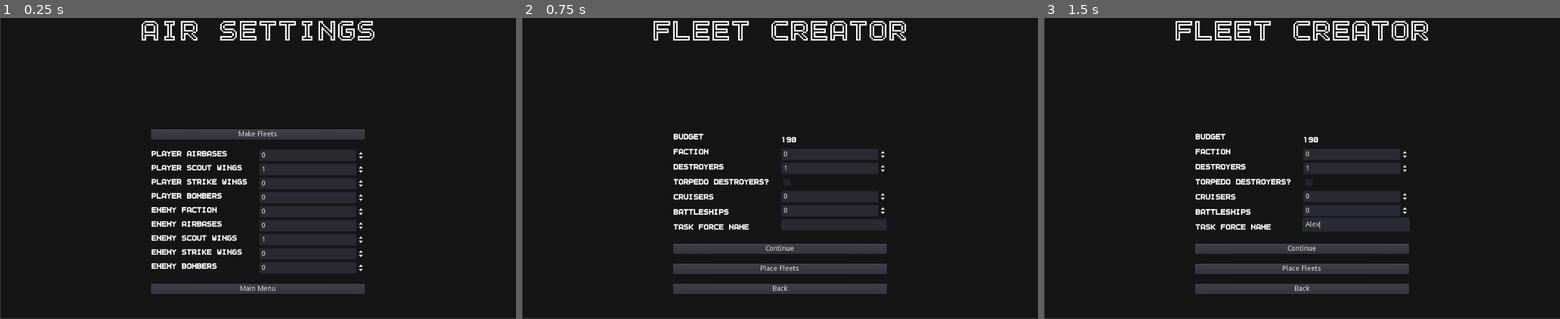
Above: before the commit, frames 1-3 (left to right).
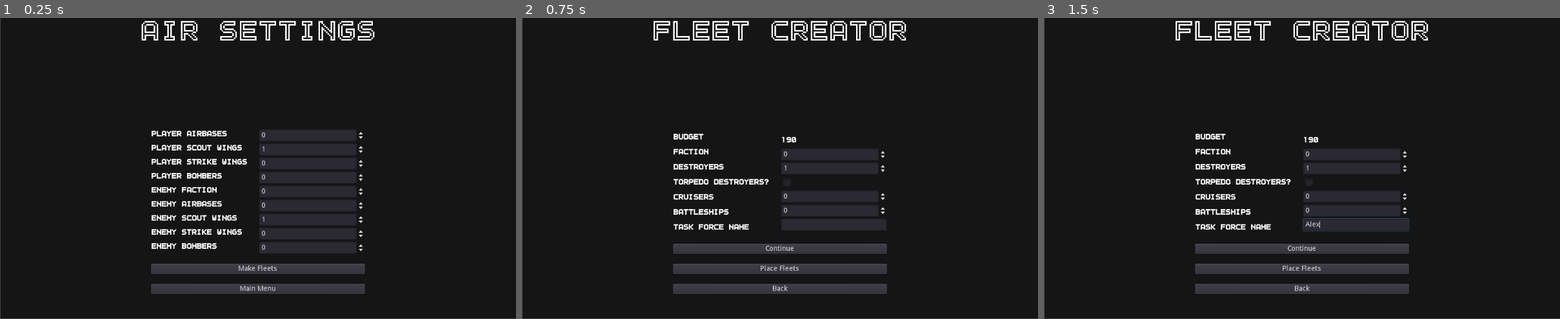
Above: after the commit, the same moments.

Repository: peter-shaw-benson/naval-game
Game: Godot game, scene res://gui/AirbaseSettings.tscn
The game is run twice, just before and just after one commit, with the same random seed, the same clock (stepped at 60 frames per second) and the same inputs. This scene is started directly instead of the project's main scene.
Inputs (mouse positions are in pixels of both pictures, inside the frame that each line leads up to):
- Up to frame 1 (0.25 s): no input
- Up to frame 2 (0.75 s): click "Make Fleets" at 0.5 s
- Up to frame 3 (1.5 s): click (1353, 225) at 1.27 s; type "Alex" at 1.35 s

The runs differ from the first frame. In frame 1, 7.5% of the frame differs, in the area x 29-71%, y 36-86%; in frame 2, nothing differs; in frame 3, nothing differs.

Commit message:
added plane combat

Diff:
--- a/Entities/Entity.gd
+++ b/Entities/Entity.gd
@@ -67,7 +67,6 @@
 func get_weapons():
 	return self.weapons_list
 
-
 # Combat function
 func damage(weapon: Weapon, t_crossed, distance):
 	var accuracy_roll = roller.randf()
--- a/Entities/Planes/DiveBomber.gd
+++ b/Entities/Planes/DiveBomber.gd
@@ -9,7 +9,7 @@
 	"hit_points": 3,
 	"armor": 0,
 	"hide": 20,
-	"visibility": 40,
+	"visibility": 15,
 	"crew": 2,
 	"class": "DiveBomber",
 	"weapons": [DiveBomb.new(), MG.new()]
--- a/Entities/Planes/Fighter.gd
+++ b/Entities/Planes/Fighter.gd
@@ -8,7 +8,7 @@
 	"hit_points": 1.5,
 	"armor": 0,
 	"hide": 20,
-	"visibility": 40,
+	"visibility": 10,
 	"crew": 1,
 	"class": "Fighter",
 	"weapons": [MG.new()]
--- a/Entities/Planes/Plane.gd
+++ b/Entities/Planes/Plane.gd
@@ -2,12 +2,19 @@
 extends "../Entity.gd"
 
 var agility = 0.5
+var max_range = 0
 
 func _ready():
 	pass
 
 func set_agility(new_agility):
 	self.agility = new_agility
+
+func set_range(new_range):
+	self.max_range = new_range
+
+func get_range():
+	return self.max_range
 
 func damage(weapon: Weapon, t_crossed, distance):
 	# Should be only based on anti air of the weapon
--- a/Entities/Planes/ScoutPlane.gd
+++ b/Entities/Planes/ScoutPlane.gd
@@ -3,13 +3,14 @@
 var plane_stats = {
 	"speed": 80,
 	"turn_weight": 0.15,
-	"hit_points": 2,
+	"hit_points": 40,
 	"armor": 0,
 	"hide": 20,
-	"visibility": 40,
+	"visibility": 25,
 	"crew": 2,
 	"class": "ScoutPlane",
-	"weapons": []
+	"weapons": [],
+	"agility": 0.05,
 }
 
 func _init():
@@ -21,3 +22,4 @@
 
 	self.set_class(plane_stats["class"])
 	self.armament(plane_stats["weapons"])
+	self.set_agility(plane_stats["agility"])
--- a/Entities/Planes/TorpBomber.gd
+++ b/Entities/Planes/TorpBomber.gd
@@ -9,7 +9,7 @@
 	"hit_points": 3,
 	"armor": 1,
 	"hide": 20,
-	"visibility": 40,
+	"visibility": 10,
 	"crew": 3,
 	"class": "TorpedoBomber",
 	"weapons": [AirTorpedo.new(), MG.new()]
--- a/Game Map/Map 2.gd
+++ b/Game Map/Map 2.gd
@@ -50,7 +50,7 @@
 func hide_enemies():
 	print("hiding enemies")
 
-	print(squad_list)
+	#print(squad_list)
 	LineRenderer.init(squad_list)
 	# Hide enemy squadrons, start visibility
 	for s in squad_list:
@@ -154,14 +154,13 @@
 	get_node("Ship Funeral").popup()
 	get_node("Ship Popup Timer").start()
 
-func _on_squadron_lost(s: Squadron, enemy_squad):
+func _on_squadron_lost(s, enemy_squad):
 	squad_list.remove(squad_list.find(s, 0))
 
 	s.queue_free()
 
 	if enemy_squad:
 		enemy_squad.exit_combat()
-
 
 func _on_Ship_Popup_Timer_timeout():
 	get_node("Ship Funeral").hide()
--- a/GameState.gd
+++ b/GameState.gd
@@ -13,6 +13,7 @@
 var unit_list = []
 var default_budgets = {"0": 200, "1": 200, "2": 200}
 var faction_budgets = {"0": 200, "1": 200, "2": 200}
+var strike_multiplier = 8
 
 func _ready():
 	# Global variables
@@ -129,3 +130,6 @@
 
 func set_num_islands(islands):
 	num_islands = islands
+
+func get_strike_multiplier():
+	return strike_multiplier
--- a/Squad/Airbase/Airbase.gd
+++ b/Squad/Airbase/Airbase.gd
@@ -17,6 +17,8 @@
 var launching = false
 
 var plane_dict = {"scout": [], "strike": [], "bomber": []}
+
+
 
 func _ready():
 	self.deselect()
@@ -107,7 +109,8 @@
 
 	var plane_list = []
 	# make plane list a copy, not a reference
-	plane_list.append(plane_dict[type][0])
+	for i in range(len(plane_dict[type])):
+		plane_list.append(plane_dict[type][i])
 
 	var initial_pos = global_position
 	var target = placement
@@ -120,6 +123,8 @@
 	if type == "strike":
 		is_strike = true
 
+	print(len(plane_list))
+
 	if len(plane_list) > 0:
 		#print(len(plane_list))
 		plane_squad.init(plane_list, initial_pos, faction, "planesquadron")
@@ -129,10 +134,12 @@
 		emit_signal("plane_launch", plane_squad)
 
 		plane_squad.connect("planes_recovered", self, "plane_squad_recovered")
+		plane_squad.connect("plane_squad_lost", self, "plane_squad_death")
 
-		plane_dict[type].remove(0)
+		for i in range(len(plane_dict[type])):
+			plane_dict[type].remove(0)
 
-		print("sent planes to ", placement)
+		#print("sent planes to ", placement)
 
 func plane_squad_recovered(plane_squad):
 	#print("recovering at base")
@@ -153,3 +160,6 @@
 	emit_signal("planes_recovered", plane_squad)
 
 	#print(plane_dict)
+
+func plane_squad_death(plane_squad):
+	plane_squad.queue_free()
--- a/Squad/CombatUnitsWrapper.gd
+++ b/Squad/CombatUnitsWrapper.gd
@@ -134,6 +134,9 @@
 func get_units():
 	return self.units
 
+func get_type():
+	return self.type
+
 func select():
 	if faction == GameState.get_playerFaction():
 		selected = true
@@ -214,11 +217,18 @@
 	#print(other_thing.get_name())
 	#print("Squadron" in other_thing.get_name())
 
+	# this is a REALLY BAD way to do it –
+	# the plane squad name is PlaneSquad, not PlaneSquadron
+	var is_ship_squad = "ron" in other_thing.get_name()
+	var is_plane_squad = "Plane" in other_thing.get_name()
+
 	# Not gonna work for plane squadrons
-	if "Plane" in other_thing.get_name():
-		pass
-	elif "Squadron" in other_thing.get_name():
+	#print(other_thing.get_type())
+	if is_ship_squad:
+		#print("ships detected, entering combat")
 		self.set_enemy_squadron(other_thing)
+	if is_plane_squad:
+		self.take_plane_damage(other_thing)
 
 	if self.faction != GameState.get_playerFaction():
 		show()
@@ -256,13 +266,26 @@
 func update_armorbar():
 	get_node("ArmorBar").value = get_total_armor()
 
-func shoot_guns(weapon_shooting_list, enemy_squadron: Squadron):
+func shoot_guns(weapon_shooting_list, enemy_squadron):
 	if enemy_squadron:
+		#print(len(weapon_shooting_list))
 		for w in weapon_shooting_list:
 			enemy_squadron.take_damage(w, global_position.distance_to(enemy_squadron.global_position))
 			enemy_squadron.update_armorbar()
 			enemy_squadron.update_healthbar()
 
+func take_plane_damage(plane_squad):
+	if plane_squad.get_faction() != self.get_faction():
+
+		print("planes dealing damage")
+		print(len(plane_squad.get_weapon_list()))
+
+		plane_squad.shoot_guns(plane_squad.get_weapon_list(), self)
+		self.shoot_guns(self.get_weapon_list(), plane_squad)
+
+func get_weapon_list():
+	pass
+
 func get_squad_info():
 	# Name, HP, armor, speed, composition
 	var squad_text = ""
--- a/Squad/PlaneSquadron/PlaneSquadron.gd
+++ b/Squad/PlaneSquadron/PlaneSquadron.gd
@@ -2,6 +2,7 @@
 class_name PlaneSquadron
 
 signal planes_recovered(plane_squad)
+signal plane_squad_lost(plane_squad)
 
 var airbase_origin: Vector2
 var strike_force: bool
@@ -12,12 +13,14 @@
 var plane_list = []
 
 func _ready():
+	self.scale = Vector2(0.6, 0.6)
+
 	airbase_origin = global_position
-
-	weapon_list = get_weapon_list()
 
 	for u in self.get_units():
 		plane_list.append(u)
+
+	update_weapon_list()
 
 func set_strike(strike):
 	strike_force = strike
@@ -36,11 +39,37 @@
 
 	rotation = global_position.angle_to_point(target) - PI/2
 
+func get_min_range():
+
+	if len(units) == 0:
+		return 0
+	else:
+		var min_range = units[0].get_range()
+
+		for unit in units:
+			if unit.get_range() < min_range:
+				min_range = unit.get_range()
+
+		return min_range
+
+func update_weapon_list():
+	weapon_list = []
+
+	for p in plane_list:
+		for w in p.get_weapons():
+			weapon_list.append(w)
+
 # plane squadrons can't be selected (yet)
 func select():
 	pass
 
 func deselect():
+	pass
+
+func update_armorbar():
+	pass
+
+func update_healthbar():
 	pass
 
 func get_strike():
@@ -50,16 +79,33 @@
 	return faction
 
 func get_weapon_list():
-	weapon_list = []
 
-	for u in units:
-		for w in u.get_weapons():
-			weapon_list.append(w)
+	return self.weapon_list
 
 func take_damage(weapon: Weapon, distance):
 	# determine weapon's anti-air
 	# aircraft are damaged when they spot an enemy fleet
-	pass
+	if len(units) <= 0:
+		emit_signal("squad_lost", self)
+	else:
+		# Damage Random Ship
+		var damage_index = randi() % units.size()
+		var damaged_plane = units[damage_index]
+
+		# setting this to false until we fix t crossing
+		damaged_plane.damage(weapon, false, distance)
+
+		if damaged_plane.get_health() <= 0:
+			units.remove(damage_index)
+
+			# update weapon list
+			self.weapon_list = update_weapon_list()
+
+			if len(units) <= 0:
+				emit_signal("plane_squad_lost", self)
+				print("plane squad shot down")
+
+	emit_signal("update_squad_info", get_squad_info())
 
 func _process(delta):
 	if global_position.distance_to(current_target) < 10:
--- a/Squad/ShipSquadron.gd
+++ b/Squad/ShipSquadron.gd
@@ -1,5 +1,11 @@
 extends "res://Squad/CombatUnitsWrapper.gd"
 
+
+signal new_course_change(current_target, placement)
+signal reached_target()
+signal squadron_lost(this_squad, enemy_squadron)
+signal ship_lost(ship)
+signal hit(squad)
 
 var t_crossed = false
 var target_array = []
@@ -7,7 +13,7 @@
 var weapon_dict = {}
 var stopped = false
 var current_shot_count = 0
-var current_enemy_squadron: Squadron
+var current_enemy_squadron: CombatUnitsWrapper
 
 # Called when the node enters the scene tree for the first time.
 func _ready():
@@ -27,7 +33,7 @@
 	self.update_armorbar()
 
 	# Make sure it doesn't crash until we're done placing
-	get_node("IslandCollision").disabled = true
+	get_node("IslandCollision").disabled = false
 
 func handle_right_click(placement):
 	if selected:
@@ -42,6 +48,16 @@
 			target_array = []
 			#var angle = placement.angle_to_point(position) + (PI / 2)
 			current_target = placement
+
+func _on_Squadron_area_entered(area):
+	# Entered Hiding Area
+	hide()
+	self.current_target = self.global_position
+	self.target_array = []
+
+	emit_signal("hit", self)
+
+	get_node("IslandCollision").set_deferred("disabled", true)
 
 func _physics_process(delta):
 
@@ -87,6 +103,15 @@
 
 	return weapon_dict
 
+func get_weapon_list():
+	var weapon_list = []
+
+	for u in units:
+		for w in u.get_weapons():
+			weapon_list.append(w)
+
+	return weapon_list
+
 func set_enemy_squadron(potential_squad):
 	#print(potential_squad.get_faction())
 	#print(self.faction)
@@ -118,6 +143,7 @@
 	get_node("ShotTimer").start()
 
 func take_damage(weapon: Weapon, distance_to_squad):
+	#print("ships taking damages")
 	# for now, the first ship will bear the brunt of the damage. ouch!
 	if len(units) <= 0:
 		emit_signal("squadron_lost", self, current_enemy_squadron)
@@ -138,10 +164,11 @@
 
 			if len(units) <= 0:
 				emit_signal("squadron_lost", self, current_enemy_squadron)
+				print("ship sqaudron lost")
 
 	emit_signal("update_squad_info", get_squad_info())
 
-func shoot_guns(weapon_shooting_list, enemy_squadron: Squadron):
+func shoot_guns(weapon_shooting_list, enemy_squadron):
 	if enemy_squadron:
 		for w in weapon_shooting_list:
 			enemy_squadron.take_damage(w, global_position.distance_to(enemy_squadron.global_position))
--- a/Weapons/HeavyGun.gd
+++ b/Weapons/HeavyGun.gd
@@ -6,7 +6,7 @@
 	"damage": 5,
 	"piercing": 12,
 	"armor_damage": 1,
-	"anti_air": 0.2,
+	"anti_air": 0.05,
 	"base_accuracy": 0.1,
 	"accuracy_gain": 0.03
 }
--- a/Weapons/LightGun.gd
+++ b/Weapons/LightGun.gd
@@ -6,7 +6,7 @@
 	"damage": 1,
 	"piercing": 6,
 	"armor_damage": 0.2,
-	"anti_air": 2,
+	"anti_air": 0.5,
 	"base_accuracy": 0.25,
 	"accuracy_gain": 0.03
 }
--- a/Weapons/MediumGun.gd
+++ b/Weapons/MediumGun.gd
@@ -6,7 +6,7 @@
 	"damage": 3,
 	"piercing": 7,
 	"armor_damage": 0.5,
-	"anti_air": 1,
+	"anti_air": 0.2,
 	"base_accuracy": 0.2,
 	"accuracy_gain": 0.03
 }
--- a/Weapons/PlaneWeapons/DiveBomb.gd
+++ b/Weapons/PlaneWeapons/DiveBomb.gd
@@ -7,7 +7,7 @@
 	"piercing": 10,
 	"armor_damage": 2,
 	"anti_air": 0,
-	"base_accuracy": 0.08,
+	"base_accuracy": 0.05,
 	"accuracy_gain": 0
 }
 
--- a/gui/AirbaseSettings.gd
+++ b/gui/AirbaseSettings.gd
@@ -20,6 +20,8 @@
 				"player_plane_list": [],\
 				"enemy_airbases": 0, \
 				"enemy_plane_list": []}
+
+var strike_multiplier = GameState.get_strike_multiplier()
 
 func _on_MakeFleets_pressed():
 
@@ -56,7 +58,7 @@
 	for i in range(player_scouts):
 		plane_list.append(ScoutPlane.new())
 
-	for i in range(player_strikes):
+	for i in range(player_strikes*strike_multiplier):
 		plane_list.append(DiveBomber.new())
 		plane_list.append(TorpBomber.new())
 
--- a/gui/AirbaseSettings.tscn
+++ b/gui/AirbaseSettings.tscn
@@ -71,16 +71,9 @@
 size_flags_vertical = 3
 custom_constants/separation = 20
 
-[node name="MakeFleets" type="Button" parent="VBoxContainer/MarginContainer/options"]
-margin_right = 424.0
-margin_bottom = 20.0
-size_flags_horizontal = 3
-text = "Make Fleets"
-
 [node name="HBoxContainer" type="HBoxContainer" parent="VBoxContainer/MarginContainer/options"]
-margin_top = 40.0
-margin_right = 424.0
-margin_bottom = 288.0
+margin_right = 424.0
+margin_bottom = 248.0
 alignment = 1
 
 [node name="VBoxContainer" type="VBoxContainer" parent="VBoxContainer/MarginContainer/options/HBoxContainer"]
@@ -236,12 +229,18 @@
 margin_bottom = 248.0
 max_value = 2.0
 
+[node name="MakeFleets" type="Button" parent="VBoxContainer/MarginContainer/options"]
+margin_top = 268.0
+margin_right = 424.0
+margin_bottom = 288.0
+size_flags_horizontal = 3
+text = "Make Fleets"
+
 [node name="Main Menu" type="Button" parent="VBoxContainer/MarginContainer/options"]
 margin_top = 308.0
 margin_right = 424.0
 margin_bottom = 328.0
 text = "Main Menu"
-[connection signal="pressed" from="VBoxContainer/MarginContainer/options/MakeFleets" to="." method="_on_MakeFleets_pressed"]
 [connection signal="value_changed" from="VBoxContainer/MarginContainer/options/HBoxContainer/VBoxContainer2/PAirbase" to="." method="_on_PAirbase_value_changed"]
 [connection signal="value_changed" from="VBoxContainer/MarginContainer/options/HBoxContainer/VBoxContainer2/PScout" to="." method="_on_PScout_value_changed"]
 [connection signal="value_changed" from="VBoxContainer/MarginContainer/options/HBoxContainer/VBoxContainer2/PStrike" to="." method="_on_PStrike_value_changed"]
@@ -251,4 +250,5 @@
 [connection signal="value_changed" from="VBoxContainer/MarginContainer/options/HBoxContainer/VBoxContainer2/EScout" to="." method="_on_EScout_value_changed"]
 [connection signal="value_changed" from="VBoxContainer/MarginContainer/options/HBoxContainer/VBoxContainer2/EStrike" to="." method="_on_EStrike_value_changed"]
 [connection signal="value_changed" from="VBoxContainer/MarginContainer/options/HBoxContainer/VBoxContainer2/EBomb" to="." method="_on_EBomb_value_changed"]
+[connection signal="pressed" from="VBoxContainer/MarginContainer/options/MakeFleets" to="." method="_on_MakeFleets_pressed"]
 [connection signal="pressed" from="VBoxContainer/MarginContainer/options/Main Menu" to="." method="_on_BackButton_pressed"]
